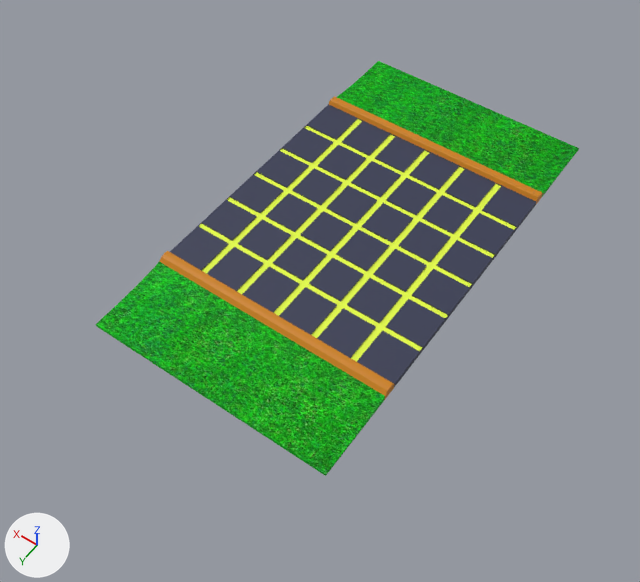
The Blender file Assets/Ruas/EstradaPalhaço.blend, before and after one commit.
One viewpoint serves both versions: a camera (50 mm lens) standing at (-17.2, 20.7, 27.0) and looking at (-4.3, 2.6, -1.5). Arrows for +X, +Y and +Z are at lower left; the lights stay in place.

The first picture shows 'Calçada', 'Calçada.001', 'Estrada', 'Estrada.001'.
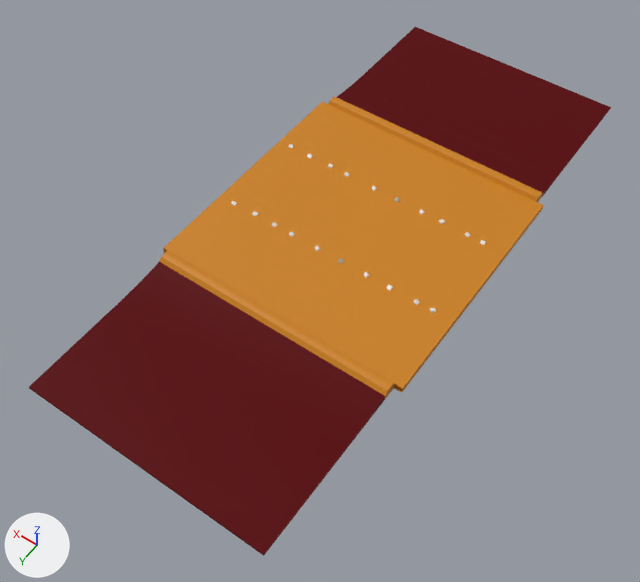
Boxes [x1, y1, x2, y2] around the edits, measured in the pictures (640 x 582 px; the box of a moved part takes in the faces that stretch with it):
'Calçada', surface changed, reshaped (green to red, 20% wider, 27% taller)
    before: [96, 61, 579, 476]
    after: [29, 27, 611, 556]
'Estrada', reshaped
    before: [170, 104, 536, 387]
    after: [163, 102, 543, 393]
'Estrada.001', deleted
    before: [198, 119, 516, 362]
'Pedras', added
    after: [231, 144, 486, 313]
part 1 of me_cube_002, moved or reshaped
    before: [363, 61, 579, 167]
    after: [363, 27, 611, 167]
part 2 of me_cube_002, moved or reshaped
    before: [96, 301, 349, 476]
    after: [29, 301, 349, 556]
part 3 of me_cube_005, rebuilt
    before: [170, 104, 536, 387]
    after: [163, 102, 543, 393]
part 4 of me_cube_005, deleted (blue)
    before: [238, 145, 473, 323]

The change, as a list of edits to the scene's bpy script:
```text
Change mat_grama:
    where n0 = _N.new('ShaderNodeBsdfPrincipled'); n0.name = 'Principled BSDF'
    add n0.inputs[0].default_value = (0.102, 0.0024, 0.00414, 1.0)  # 'Base Color', dark red #5a080d
    remove n2 = _N.new('ShaderNodeTexImage'); n2.name = 'Textura de imagem'
    remove n2.image = img_gramapalhaço_jpg
    remove n2.projection = 'BOX'
    remove n2.interpolation = 'Cubic'
    remove _L.new(n2.outputs[0], n0.inputs[0])  # 'Color' to 'Base Color'
Change me_cube_002:
    where me_cube_002.from_pydata(...)  # 60 vertices, 44 faces; spans x -9.6..1.0, y -9.7..9.7, z -0.3..1.0
    used by ob_calçada; location = (0.0, 0.0, 0.11); scale = (1.0, 1.0, -0.211)
    before: 0 (-9.6, -9.7, 1.0) at pixel (578, 149), 1 (1.0, -9.7, 0.6) at pixel (378, 60), 2 (-9.6, -9.7, 0.6) at pixel (579, 148), 3 (1.0, -9.7, 1.0) at pixel (378, 61)
    before: 30 (-9.6, 9.7, 1.0) at pixel (325, 476), 31 (1.0, 9.7, 0.6) at pixel (95, 324), 32 (-9.6, 9.7, 0.6) at pixel (325, 474), 33 (1.0, 9.7, 1.0) at pixel (95, 326)
    me_cube_002 part 1
    add for i in [*range(0, 4)]: me_cube_002.vertices[i].co += Vector((0.0, -3.4, 0.0))
    me_cube_002 part 2
    add for i in [*range(30, 34)]: me_cube_002.vertices[i].co += Vector((0.0, 3.4, 0.0))
Change me_cube_005:
    used by ob_estrada; location = (0.0, 0.0, 0.11); scale = (1.0, 1.0, -0.211)
    remove me_cube_005.from_pydata(...)  # 353 vertices, 224 faces; spans x -9.59..1.0, y -5.49..5.49, z -0.28..1.0
    remove me_cube_005.materials.append(mat_materiais)  # dark blue #353952
    add me_cube_005.from_pydata(...)  # 8 vertices, 4 faces; spans x -9.93..1.34, y -5.49..5.49, z -0.28..1.0
    me_cube_005 part 3: the loose piece of 225 vertices spanning x -9.59..1.0, y -5.49..5.49, z -0.28..1.0 is rebuilt with 8 vertices and now spans x -9.93..1.34, y -5.49..5.49, z -0.28..1.0, in mat_calçadatopo (orange #cc800a)
    me_cube_005 part 4: 16 loose pieces with 128 vertices, spanning x -7.68..-0.91, y -3.53..3.53, z -0.28..0.03, are deleted
    add me_cube_005.materials.append(mat_calçadatopo)  # orange #cc800a
Add me_cubo_001:
    me_cubo_001.from_pydata(...)  # 176 vertices, 132 faces; spans x -41.7..69.3, y -37.5..19.9, z -11.3..42.3
Remove ob_estrada_001:
    ob_estrada_001 = bpy.data.objects.new('Estrada.001', me_cube_006)
    ob_estrada_001.location = (0.0, 0.0, 0.11)
    ob_estrada_001.scale = (1.0, 1.0, -0.211)
Add ob_pedras:
    ob_pedras = bpy.data.objects.new('Pedras', me_cubo_001)
    ob_pedras.location = (-4.83, 1.91, 0.13)
    ob_pedras.rotation_euler = (0.926, 0.166, -0.345)  # degrees (53, 9.5, -20)
    ob_pedras.scale = (0.0961, 0.0961, 0.0961)
```
